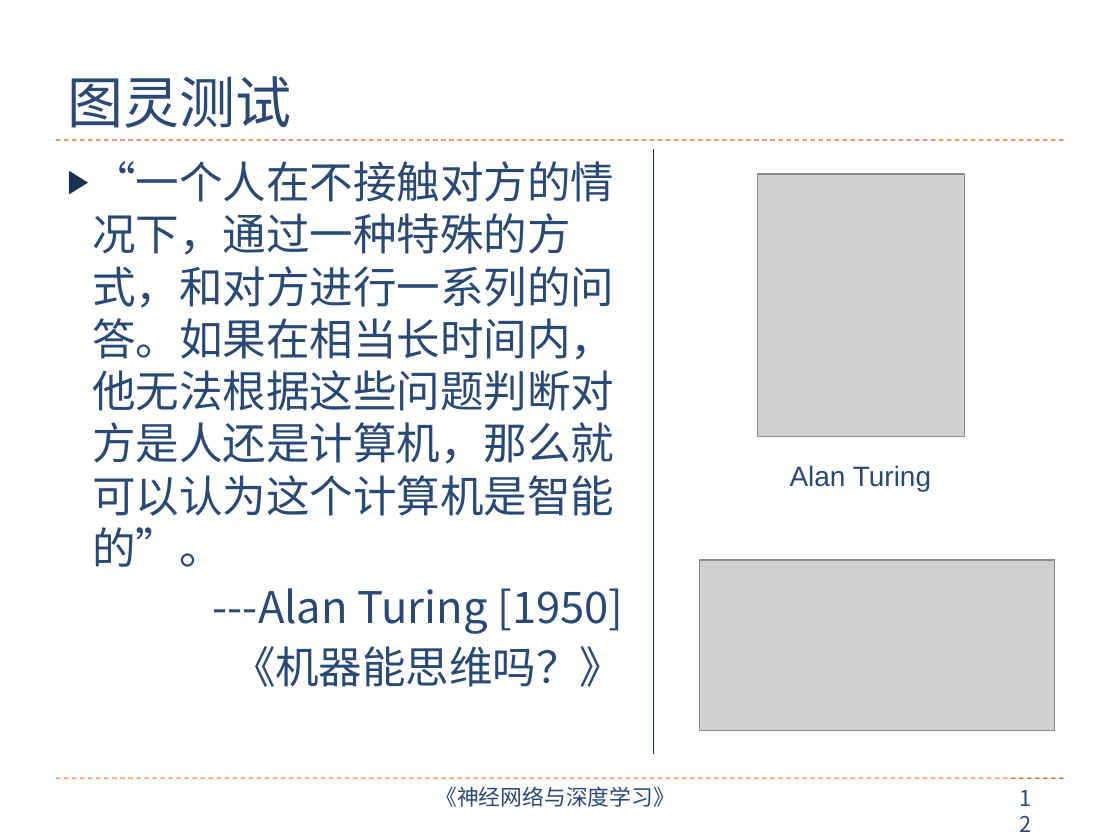
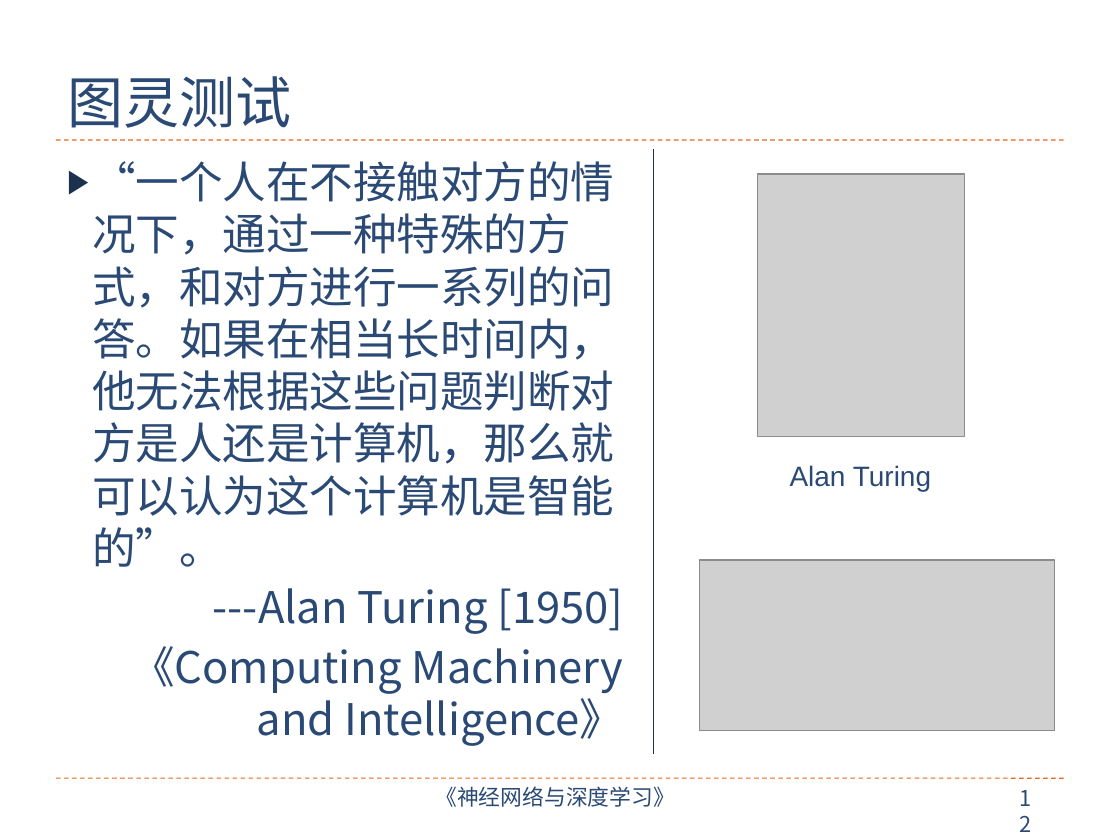
Before and after one commit to nndl/nndl.github.io, a slide deck: slide 12 of ppt/chap-绪论.pptx. Drawn at 1120x840 pixels with LibreOffice and Linux fonts; fonts in the diff are those of the drawing; grey boxes stand for pictures. Boxes give left, top, right and bottom in pixels: in the first picture for what was removed or moved away, otherwise in the second. Text is boxed around its words. In the diff, an @@ line names an element or a change of style, - is before the commit and + after.

```diff
--- a/ppt/chap-绪论.pptx
+++ b/ppt/chap-绪论.pptx
@@ text at box(131, 646, 624, 746): text changed @@
-《机器能思维吗？》
+《Computing Machinery and Intelligence》
```
Also in this commit, not shown: 1 other slide changed, 3 other files.
